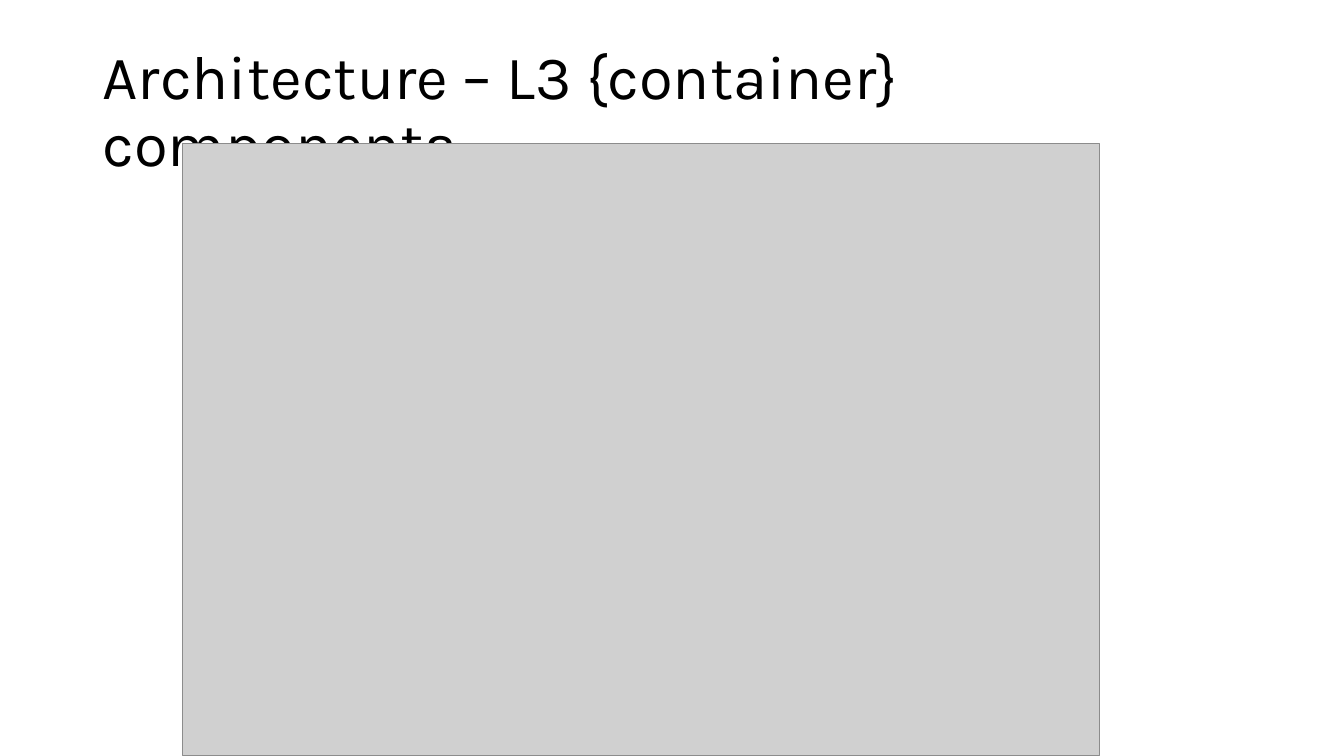
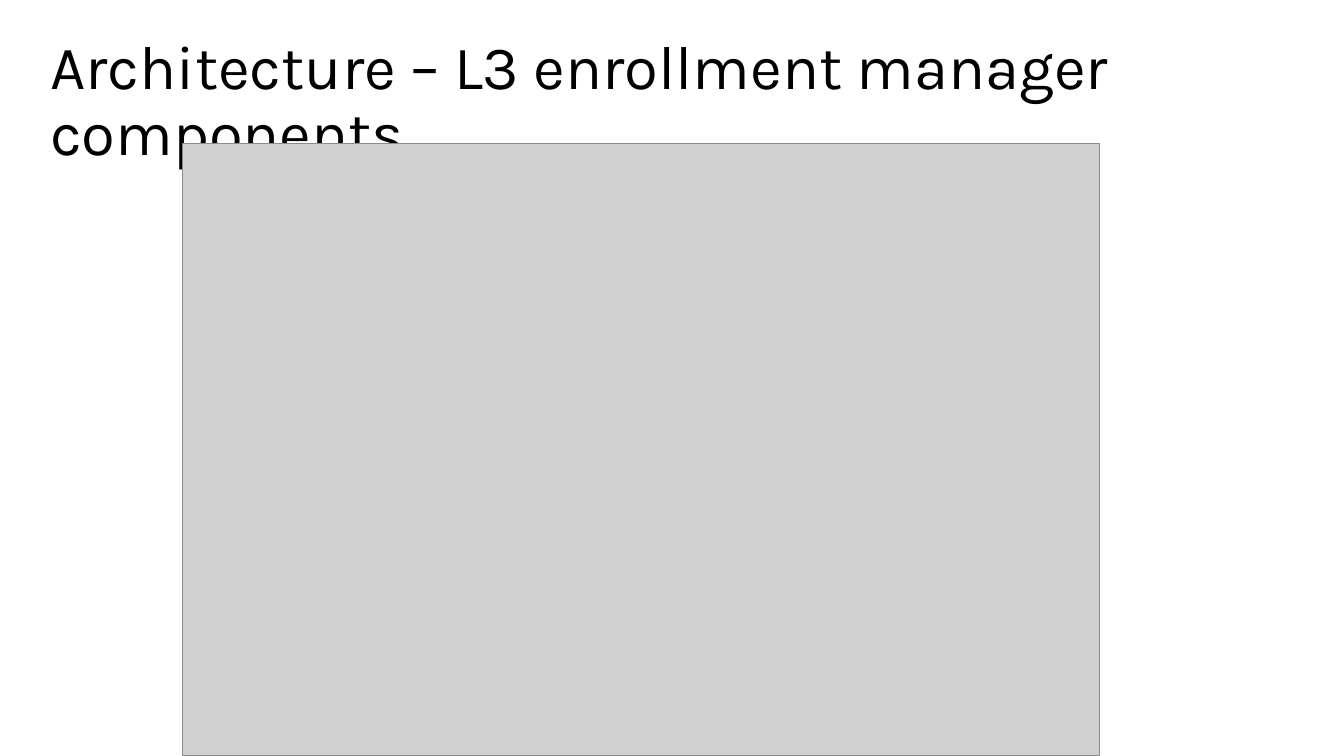
Before and after one commit to Jan-Novak00/Enrollments1, a slide deck: slide 9 of Milestone1/milestone1_presentation.pptx. Drawn at 1344x756 pixels with LibreOffice and Linux fonts; fonts in the diff are those of the drawing; grey boxes stand for pictures. Boxes give left, top, right and bottom in pixels: in the first picture for what was removed or moved away, otherwise in the second. Text is boxed around its words. In the diff, an @@ line names an element or a change of style, - is before the commit and + after.

Commit message:
Edit component slidech with container names

```diff
--- a/Milestone1/milestone1_presentation.pptx
+++ b/Milestone1/milestone1_presentation.pptx
@@ title at [50, 46, 1108, 170]: text changed @@
-Architecture – L3 {container} components
+Architecture – L3 enrollment manager components
```
Also in this commit, not shown: 1 other slide changed.
